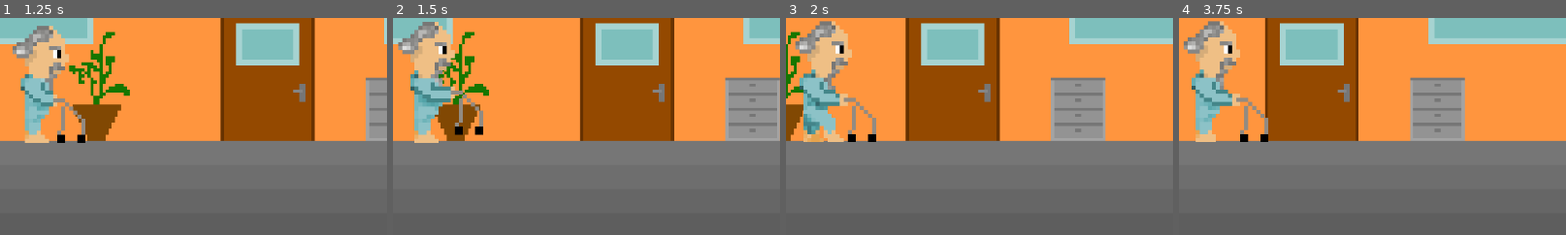
Above: before the commit, frames 1-4 (left to right).
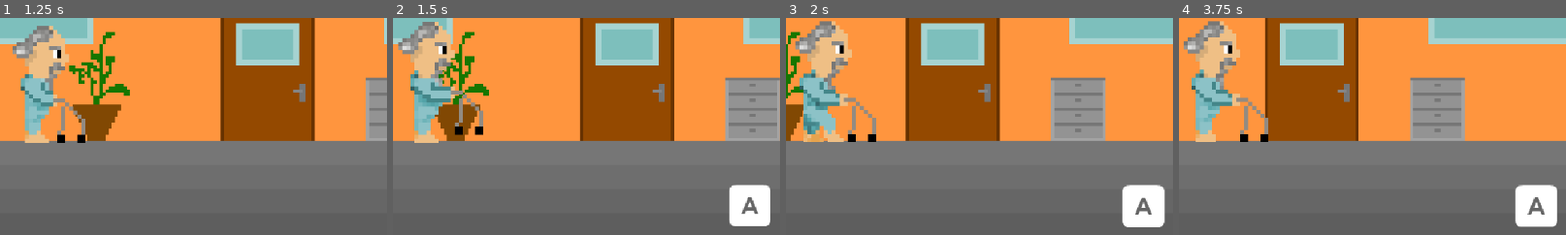
Above: after the commit, the same moments.

Repository: qcorveler/RGAME
Game: Godot game, scene res://Scenes/Levels/LevelIntro.tscn
The game is run twice, just before and just after one commit, with the same random seed, the same clock (stepped at 60 frames per second) and the same inputs. This scene is started directly instead of the project's main scene.
Inputs:
- Up to frame 1 (1.25 s): tap Enter (ui_accept) at 0.5 s; hold D (move_right) from 0.53 s (still down); hold Enter (ui_accept) from 0.53 s (still down); tap Space (jump) at 0.77, 1.07 s; tap Q (interact_a, bound only after the commit) at 0.8 s
- Up to frame 2 (1.5 s): keep holding D (move_right); release Enter (ui_accept) at 1.28 s; tap Q (interact_a, bound only after the commit) at 1.35 s
- Up to frame 3 (2 s): keep holding D (move_right); tap Space (jump) at 1.52, 1.55, 1.82 s
- Up to frame 4 (3.75 s): release D (move_right) at 2.03 s; hold A (move_left) 2.03-2.78 s; hold Enter (ui_accept) 2.03-2.78 s; tap Space (jump) at 2.1, 3.02, 3.32 s; hold D (move_right) from 2.78 s (still down); tap Enter (ui_accept) at 2.85 s; tap Q (interact_a, bound only after the commit) at 3.05 s; hold Q (interact_a, bound only after the commit) from 3.53 s (still down)
The pictures show only the part of the screen within x 47-97%, y 47-97%; the shares and areas given below are measured in that part.

Frame 1 is identical in both runs. In frame 2, 1.9% of the frame differs, in the area x 86-98%, y 76-96%; in frame 3, 2.0%, in the area x 86-98%, y 76-97%; in frame 4, 2.0%.
Error after the commit: Invalid access to property or key 'level_intro' on a base object of type 'Dictionary'. (res://Scripts/LevelIntro/level_intro.gd:26)

Commit message:
Ajout des éléments interactifs dans la scène couloir ehpad + refactor du dialogue panel

Diff:
--- a/raf-game/Dialogues/Dialogues.json
+++ b/raf-game/Dialogues/Dialogues.json
@@ -24,12 +24,62 @@
 	  ]
 	},
 
-	"level_1": {
-	  "lines": [
-		{
-		  "speaker": "Frère",
-		  "text": "Ok, c’est parti ! Je dois retrouver tous les souvenirs !"
+	"level_intro": {
+		"debut" : {
+			"lines": [
+				{
+					"speaker": "M. Corveler",
+					"text": "Allez, faut que je vous montre quelque chose, je viens de m'en souvenir !"
+				}
+			]
+		},
+		"saint_malo" : {
+			"lines": [
+				{
+				  "speaker": "M. Corveler",
+				  "text": "Tiens, il me rappelle quelque chose ce tableau..."
+				},
+				{
+					"speaker": "Infirmier",
+					"text": "C'est une photo prise dans une ville en Bretagne"
+				}
+			]
+		},
+		"enki_bilal" : {
+			"lines": [
+				{
+				  "speaker": "M. Corveler",
+				  "text": "Elle est plutôt jolie cette affiche, j'ai l'impression de l'avoir déjà vue quelque part."
+				}
+			]
+		},
+		"vieille_nue" : {
+			"lines": [
+				{
+				  "speaker": "M. Corveler",
+				  "text": "Bonjour Madame, je ne sais pas pourquoi mais vous me rappelez quelqu'un aujourd'hui."
+				},
+				{
+					"speaker" : "Infirmier",
+					"text": "Est ce que quelqu'un peut aider madame Blumberg à se rhabiller s'il vous plaît ??"
+				}
+			]
+		},
+		"minecraft" : {
+			"lines": [
+				{
+				  "speaker": "M. Corveler",
+				  "text": "Décidémement, c'est bizarre, ça me fait penser à un jeu vidéo auquel j'ai du jouer quand j'étais jeune. Je ne me souviens plus du nom..."
+				},
+				{
+					"speaker": "Infirmier",
+					"text": "Vous avez beaucoup de souvenir de votre jeunesse aujourd'hui."
+				},
+				{
+					"speaker": "M. Corveler",
+					"text": "Mais oui, je dois trouver l'ordinateur pour vous montrer quelque chose !"
+				}
+			]
 		}
-	  ]
 	}
   }
--- a/raf-game/Scenes/Cinematiques/ehpad_cinematique.tscn
+++ b/raf-game/Scenes/Cinematiques/ehpad_cinematique.tscn
@@ -25,4 +25,4 @@
 [node name="DialoguePanel" parent="." instance=ExtResource("3_w12ta")]
 layout_mode = 1
 
-[connection signal="next_dialogue" from="DialoguePanel" to="." method="_on_dialogue_panel_next_dialogue"]
+[connection signal="lines_finished" from="DialoguePanel" to="." method="_on_dialogue_panel_lines_finished"]
--- a/raf-game/Scenes/Cinematiques/intro_scene.tscn
+++ b/raf-game/Scenes/Cinematiques/intro_scene.tscn
@@ -1,9 +1,8 @@
-[gd_scene load_steps=8 format=3 uid="uid://gsda4ybkcp72"]
+[gd_scene load_steps=7 format=3 uid="uid://gsda4ybkcp72"]
 
 [ext_resource type="Script" uid="uid://bibv5acftictp" path="res://Scripts/intro_scene.gd" id="1_mgu71"]
 [ext_resource type="FontFile" uid="uid://gkas3n827804" path="res://fonts/PressStart2P-Regular.ttf" id="2_3nlno"]
 [ext_resource type="Script" uid="uid://bgv10j1nwtfs1" path="res://Scripts/intro_scene_text.gd" id="3_net45"]
-[ext_resource type="AudioStream" uid="uid://diwuid8emjli4" path="res://Sounds/LetterBip.wav" id="4_qa2tj"]
 [ext_resource type="Script" uid="uid://deyummoc7de3d" path="res://Scripts/bip_sound_player.gd" id="5_0dxeh"]
 [ext_resource type="PackedScene" uid="uid://bcivjodw5wd0w" path="res://Scenes/UI/input_indicator.tscn" id="6_cu8k6"]
 
@@ -46,10 +45,6 @@
 autowrap_mode = 3
 script = ExtResource("3_net45")
 
-[node name="BipSoundPlayer" type="AudioStreamPlayer2D" parent="."]
-stream = ExtResource("4_qa2tj")
-script = ExtResource("5_0dxeh")
-
 [node name="InputIndicator" parent="." instance=ExtResource("6_cu8k6")]
 layout_mode = 1
 offset_left = -85.0
@@ -57,5 +52,7 @@
 offset_right = -85.0
 offset_bottom = -75.0
 
-[connection signal="letter_added" from="IntroSceneText" to="BipSoundPlayer" method="_on_label_letter_added"]
+[node name="BipSoundPlayer" type="AudioStreamPlayer" parent="."]
+script = ExtResource("5_0dxeh")
+
 [connection signal="text_finished" from="IntroSceneText" to="." method="_on_label_text_finished"]
--- a/raf-game/Scenes/Levels/LevelIntro.tscn
+++ b/raf-game/Scenes/Levels/LevelIntro.tscn
@@ -9,6 +9,8 @@
 [ext_resource type="Texture2D" uid="uid://dfht30ka51r7h" path="res://Img/Background/LevelIntro/SolBasique.png" id="7_ibo0l"]
 [ext_resource type="PackedScene" uid="uid://by4hv48lgyhg2" path="res://Scenes/Personnages/Player/RafVieux.tscn" id="8_jroud"]
 [ext_resource type="PackedScene" uid="uid://37i8hta2dva3" path="res://Scenes/Personnages/PNJ/infirmier.tscn" id="9_s7lup"]
+[ext_resource type="PackedScene" uid="uid://c74gt60xgsb7d" path="res://Scenes/UI/dialogue_panel.tscn" id="10_0mj1e"]
+[ext_resource type="PackedScene" uid="uid://bcivjodw5wd0w" path="res://Scenes/UI/input_indicator.tscn" id="11_2docs"]
 
 [sub_resource type="SpriteFrames" id="SpriteFrames_082nd"]
 animations = [{
@@ -50,12 +52,11 @@
 [node name="LevelIntro" type="Node2D"]
 script = ExtResource("1_ted0y")
 
-[node name="PauseMenu" parent="." instance=ExtResource("2_jroud")]
-visible = false
+[node name="World" type="Node2D" parent="."]
 
-[node name="Background" type="Node2D" parent="."]
+[node name="Background" type="Node2D" parent="World"]
 
-[node name="AnimatedBackground" type="AnimatedSprite2D" parent="Background"]
+[node name="AnimatedBackground" type="AnimatedSprite2D" parent="World/Background"]
 scale = Vector2(1.859, 1.859)
 sprite_frames = SubResource("SpriteFrames_082nd")
 animation = &"LevelIntro"
@@ -63,38 +64,47 @@
 centered = false
 script = SubResource("GDScript_ibo0l")
 
-[node name="WallLeft" type="StaticBody2D" parent="."]
+[node name="WallLeft" type="StaticBody2D" parent="World"]
 collision_layer = 2
 collision_mask = 3
 
-[node name="CollisionShape2D" type="CollisionShape2D" parent="WallLeft"]
+[node name="CollisionShape2D" type="CollisionShape2D" parent="World/WallLeft"]
 shape = SubResource("SegmentShape2D_jroud")
 
-[node name="WallRight" type="StaticBody2D" parent="."]
+[node name="WallRight" type="StaticBody2D" parent="World"]
 collision_layer = 2
 collision_mask = 3
 
-[node name="CollisionShape2D" type="CollisionShape2D" parent="WallRight"]
+[node name="CollisionShape2D" type="CollisionShape2D" parent="World/WallRight"]
 shape = SubResource("SegmentShape2D_s7lup")
 
-[node name="Ground" type="StaticBody2D" parent="."]
+[node name="Ground" type="StaticBody2D" parent="World"]
 collision_layer = 2
 collision_mask = 3
 
-[node name="GroundSprite" type="Sprite2D" parent="Ground"]
+[node name="GroundSprite" type="Sprite2D" parent="World/Ground"]
 position = Vector2(0, 201)
 scale = Vector2(1.8603516, 1.8603516)
 texture = ExtResource("7_ibo0l")
 centered = false
 
-[node name="GroundCollision" type="CollisionShape2D" parent="Ground"]
+[node name="GroundCollision" type="CollisionShape2D" parent="World/Ground"]
 shape = SubResource("SegmentShape2D_ibo0l")
 
-[node name="Infirmier" parent="." instance=ExtResource("9_s7lup")]
+[node name="Infirmier" parent="World" instance=ExtResource("9_s7lup")]
 collision_layer = 4
 collision_mask = 2
 player_path = NodePath("../PlayerRafVieux")
 
-[node name="PlayerRafVieux" parent="." instance=ExtResource("8_jroud")]
+[node name="PlayerRafVieux" parent="World" instance=ExtResource("8_jroud")]
 collision_mask = 3
 metadata/_edit_group_ = true
+
+[node name="UI" type="CanvasLayer" parent="."]
+
+[node name="InputIndicator" parent="UI" instance=ExtResource("11_2docs")]
+
+[node name="DialoguePanel" parent="UI" instance=ExtResource("10_0mj1e")]
+
+[node name="PauseMenu" parent="UI" instance=ExtResource("2_jroud")]
+visible = false
--- a/raf-game/Scenes/UI/dialogue_panel.tscn
+++ b/raf-game/Scenes/UI/dialogue_panel.tscn
@@ -74,6 +74,6 @@
 offset_right = -1.0
 offset_bottom = 1.0
 
-[node name="BipSoundPlayer" type="AudioStreamPlayer2D" parent="."]
+[node name="BipSoundPlayer" type="AudioStreamPlayer" parent="."]
 stream = ExtResource("5_1h2o0")
 script = ExtResource("6_o4i36")
--- a/raf-game/Scenes/UI/input_indicator.tscn
+++ b/raf-game/Scenes/UI/input_indicator.tscn
@@ -10,13 +10,11 @@
 
 [node name="InputIndicator" type="Control"]
 layout_mode = 3
-anchors_preset = 3
-anchor_left = 1.0
-anchor_top = 1.0
+anchors_preset = 15
 anchor_right = 1.0
 anchor_bottom = 1.0
-grow_horizontal = 0
-grow_vertical = 0
+grow_horizontal = 2
+grow_vertical = 2
 script = ExtResource("2_c181m")
 
 [node name="InputIcon" type="TextureRect" parent="."]
--- a/raf-game/Scripts/Cinematiques/chambre_ehpad.gd
+++ b/raf-game/Scripts/Cinematiques/chambre_ehpad.gd
@@ -7,16 +7,14 @@
 var image0 := preload("res://Img/Cinematiques/Ehpad chambre -0.png")
 var image1 := preload("res://Img/Cinematiques/Ehpad chambre -1.png")
 
-var dialogue_index := 0
-
 var scene_dialogues = DialogueLoader.dialogues["chambre_ehpad"]["lines"]
 
 @onready var display = $DisplayRect
 @onready var dialoguePanel = $DialoguePanel
 
 func _ready() -> void:
-	dialoguePanel.set_speaker_name(scene_dialogues[dialogue_index]["speaker"])
-	dialoguePanel.set_dialogue_text(scene_dialogues[dialogue_index]["text"])
+	dialoguePanel.set_active(true)
+	dialoguePanel.set_lines(scene_dialogues)
 
 func _physics_process(delta: float) -> void:
 	timer += delta
@@ -31,12 +29,6 @@
 		display.texture = image1
 	chambre = (chambre+1)%2
 
-func _on_dialogue_panel_next_dialogue() -> void:
-	dialogue_index += 1
-	if dialogue_index < scene_dialogues.size() :
-		dialoguePanel.set_speaker_name(scene_dialogues[dialogue_index]["speaker"])
-		dialoguePanel.set_dialogue_text(scene_dialogues[dialogue_index]["text"])
-	else :
-		dialoguePanel.set_speaker_name("")
-		dialoguePanel.set_dialogue_text("")
-		SceneTransition.go_to_scene("Levels/LevelIntro")
+
+func _on_dialogue_panel_lines_finished() -> void:
+	SceneTransition.go_to_scene("Levels/LevelIntro")
--- a/raf-game/Scripts/LevelIntro/level_intro.gd
+++ b/raf-game/Scripts/LevelIntro/level_intro.gd
@@ -1,19 +1,36 @@
 extends Node2D
 
-@onready var background = $Background
+@onready var world = $World
+@onready var background = world.get_node("Background")
 @onready var animatedBg : AnimatedSprite2D = background.get_node("AnimatedBackground")
-@onready var ground : StaticBody2D = $Ground
+@onready var ground : StaticBody2D = world.get_node("Ground")
 @onready var groundSprite : Sprite2D = ground.get_node("GroundSprite")
 @onready var groundCollision : CollisionShape2D = ground.get_node("GroundCollision")
-@onready var wallRight : StaticBody2D = $WallRight
+@onready var wallRight : StaticBody2D = world.get_node("WallRight")
 @onready var wallRightCollision : CollisionShape2D = wallRight.get_node("CollisionShape2D")
-@onready var wallLeft : StaticBody2D = $WallLeft
+@onready var wallLeft : StaticBody2D = world.get_node("WallLeft")
 @onready var wallLeftCollision : CollisionShape2D = wallLeft.get_node("CollisionShape2D")
 
-@onready var player = $PlayerRafVieux
+@onready var player = world.get_node("PlayerRafVieux")
 @onready var cam : Camera2D = player.get_node("Camera2D")
 
-@onready var infirmier = $Infirmier
+@onready var infirmier = world.get_node("Infirmier")
+
+
+@onready var ui = $UI
+
+@onready var dialoguePanel = ui.get_node("DialoguePanel")
+@onready var inputIndicator = ui.get_node("InputIndicator")
+
+var dialogue_index := 0
+var scene_dialogues = DialogueLoader.dialogues["level_intro"]
+
+# Variable permettant de savoir si le joueur se trouve devant un objet interactif
+var saint_malo : bool = false
+var enki_bilal : bool = false
+var minecraft : bool = false
+var vieille_nue : bool = false
+var computer : bool = false
 
 func _ready():
 	# Récupération du ratio
@@ -52,3 +69,39 @@
 	# Gestion de l'infirmier
 	infirmier.apply_scale(Vector2(ratio/2,ratio/2))
 	infirmier.position = Vector2(200, groundY - (infirmier.get_skin_size().y) * (ratio/2) - 20)
+
+	# Gestion de l'indicateur d'input
+	inputIndicator.set_active(false)
+	inputIndicator.set_black(false)
+
+	# Gestion du panel de dialogue
+	dialoguePanel.set_active(false)
+
+func _process(_delta):
+	# Tableau Saint Malo
+	saint_malo = 850 <= player.position.x and player.position.x <= 1200
+	enki_bilal = 3250 <= player.position.x and player.position.x <= 3600
+	vieille_nue = 4340 <= player.position.x and player.position.x <= 4750
+	minecraft = 5050 <= player.position.x and player.position.x <= 5500
+	computer = player.position.x >= 7300
+
+	if saint_malo or enki_bilal or vieille_nue or minecraft :
+		inputIndicator.set_icon(load("res://Img/util/keyboard_a.png"))
+		inputIndicator.set_active(true)
+	else :
+		inputIndicator.set_active(false)
+
+func _input(event: InputEvent) -> void:
+	if (event.is_action_pressed("interact_a")):
+		if saint_malo :
+			dialoguePanel.set_lines(scene_dialogues["saint_malo"]["lines"])
+			dialoguePanel.set_active(true)
+		if enki_bilal :
+			dialoguePanel.set_lines(scene_dialogues["enki_bilal"]["lines"])
+			dialoguePanel.set_active(true)
+		if vieille_nue :
+			dialoguePanel.set_lines(scene_dialogues["vieille_nue"]["lines"])
+			dialoguePanel.set_active(true)
+		if minecraft :
+			dialoguePanel.set_lines(scene_dialogues["minecraft"]["lines"])
+			dialoguePanel.set_active(true)
--- a/raf-game/Scripts/UI/dialogue_panel.gd
+++ b/raf-game/Scripts/UI/dialogue_panel.gd
@@ -1,6 +1,6 @@
 extends Control
 
-signal next_dialogue()
+signal lines_finished()
 
 @export var char_delay := 0.03  # secondes entre chaque lettre
 
@@ -9,19 +9,52 @@
 @onready var bipSoundPlayer := $BipSoundPlayer
 @onready var inputIndicator := $DialogueZone/InputIndicator
 
+var lines
+var line_index : int = 0
+
 var timer := 0.0
 var finished := false
+
+var active := false
+
+func set_speaker_name(speaker_name: String):
+	speakerLabel.text = speaker_name
 
 func set_dialogue_text(dialogue_text: String):
 	dialogueLabel.text = dialogue_text
 
-func set_speaker_name(speaker_name: String):
-	speakerLabel.text = speaker_name
+func set_lines(_lines):
+	lines = _lines
+	set_speaker_name(lines[line_index]["speaker"])
+	set_dialogue_text(lines[line_index]["text"])
+	dialogueLabel.visible_ratio = 0 # Rien n'est visible au début
+
+func set_active(value):
+	active = value
+	GameState.dialogue_active = value
+	visible = value
+	line_index = 0
+	inputIndicator.set_active(false)
+	inputIndicator.set_black(value)
+	finished = false
+
+func next_dialogue_line():
+	line_index += 1
+	if line_index >= lines.size():
+		set_speaker_name("")
+		set_dialogue_text("")
+		lines_finished.emit()
+		set_active(false)
+		line_index = 0
+		return
+	set_speaker_name(lines[line_index]["speaker"])
+	set_dialogue_text(lines[line_index]["text"])
 
 func _ready() -> void:
 	dialogueLabel.visible_ratio = 0 # Rien n'est visible au début
+	inputIndicator.set_icon(load("res://Img/util/keyboard_space.png"))
 	inputIndicator.set_active(false)
-	inputIndicator.set_inversed_color(true) # Mets l'icon de l'indicateur en noir
+	inputIndicator.set_black(true) # Mets l'icon de l'indicateur en noir
 
 func _input(event):
 	if event.is_action_pressed("ui_accept") and finished :
@@ -30,7 +63,7 @@
 		finished = false
 		dialogueLabel.visible_ratio = 0 # Rien n'est visible au début
 		inputIndicator.set_active(false)
-		next_dialogue.emit()
+		next_dialogue_line()
 
 func _process(delta: float) :
 	timer += delta
--- a/raf-game/Scripts/UI/input_indicator.gd
+++ b/raf-game/Scripts/UI/input_indicator.gd
@@ -7,24 +7,26 @@
 @export var scale_max: float = 1.3
 
 var t := 0.0
-@onready var icon := $InputIcon
+@onready var icon : TextureRect = $InputIcon
 
 var active := false
-var inversed_color := false
+var black := false
 
-func set_inversed_color(value: bool):
-	inversed_color = value
+func set_icon(_icon):
+	icon.texture = _icon
+
+func set_black(value: bool):
+	black = value
 	icon.material.set("shader_param/invert_colors", value)
 
 func set_active(value: bool):
 	active = value
 	visible = value
-	t = 0.0
 
 func _ready():
 	icon.modulate.a = alpha_max
 	icon.scale = Vector2.ONE
-	set_inversed_color(inversed_color)
+	set_black(black)
 
 func _physics_process(delta):
 	if not active:
--- a/raf-game/Scripts/bip_sound_player.gd
+++ b/raf-game/Scripts/bip_sound_player.gd
@@ -1,4 +1,4 @@
-extends AudioStreamPlayer2D
+extends AudioStreamPlayer
 
 # Joue un son de bip
 func _on_label_letter_added() -> void:
--- a/raf-game/Scripts/player.gd
+++ b/raf-game/Scripts/player.gd
@@ -13,15 +13,20 @@
 	if !is_on_floor() :
 		velocity.y = clamp(velocity.y + gravity*delta, -500, 500)
 
-	var direction = Input.get_axis("move_left", "move_right")
-	if direction !=0 :
-		skin.set_direction(direction == -1)
+	var direction
 
-	velocity.x = lerp(velocity.x, direction*speed, acceleration)
+	if !GameState.dialogue_active :
+		direction = Input.get_axis("move_left", "move_right")
+		if direction !=0 :
+			skin.set_direction(direction == -1)
 
-	if Input.is_action_just_pressed("jump") and is_on_floor():
-		velocity.y = jump_velocity
-		#change_skin("skin_ehpad")
+		velocity.x = lerp(velocity.x, direction*speed, acceleration)
+
+		if Input.is_action_just_pressed("jump") and is_on_floor():
+			velocity.y = jump_velocity
+	else :
+		direction = 0.0
+		velocity.x = lerp(velocity.x, direction*speed, acceleration)
 
 	update_animation(direction)
 	move_and_slide()
--- /dev/null
+++ b/raf-game/autoloads/game_state.gd
@@ -0,0 +1,3 @@
+extends Node
+
+var dialogue_active: bool = false
--- /dev/null
+++ b/raf-game/autoloads/game_state.tscn
@@ -0,0 +1,6 @@
+[gd_scene load_steps=2 format=3 uid="uid://qbeu8d106q11"]
+
+[ext_resource type="Script" uid="uid://d2jfqh0c4va4y" path="res://autoloads/game_state.gd" id="1_b6eel"]
+
+[node name="GameState" type="Node"]
+script = ExtResource("1_b6eel")
--- a/raf-game/project.godot
+++ b/raf-game/project.godot
@@ -19,6 +19,7 @@
 
 SceneTransition="*res://autoloads/scene_transition.tscn"
 DialogueLoader="*res://autoloads/dialogue_loader.tscn"
+GameState="*res://autoloads/game_state.tscn"
 
 [display]
 
@@ -46,6 +47,11 @@
 "events": [Object(InputEventKey,"resource_local_to_scene":false,"resource_name":"","device":-1,"window_id":0,"alt_press …(195 unchanged characters)…
 ]
 }
+interact_a={
+"deadzone": 0.2,
+"events": [Object(InputEventKey,"resource_local_to_scene":false,"resource_name":"","device":-1,"window_id":0,"alt_pressed":false,"shift_pressed":false,"ctrl_pressed":false,"meta_pressed":false,"pressed":false,"keycode":0,"physical_keycode":81,"key_label":0,"unicode":97,"location":0,"echo":false,"script":null)
+]
+}
 
 [layer_names]
 
Binary file added: raf-game/Img/util/keyboard_a.png
Not shown, added: raf-game/Img/util/keyboard_a.png.import
Not shown: 1 places in raf-game/Scenes/Levels/LevelIntro.tscn that only renumber resources
Not shown, added: raf-game/autoloads/game_state.gd.uid
